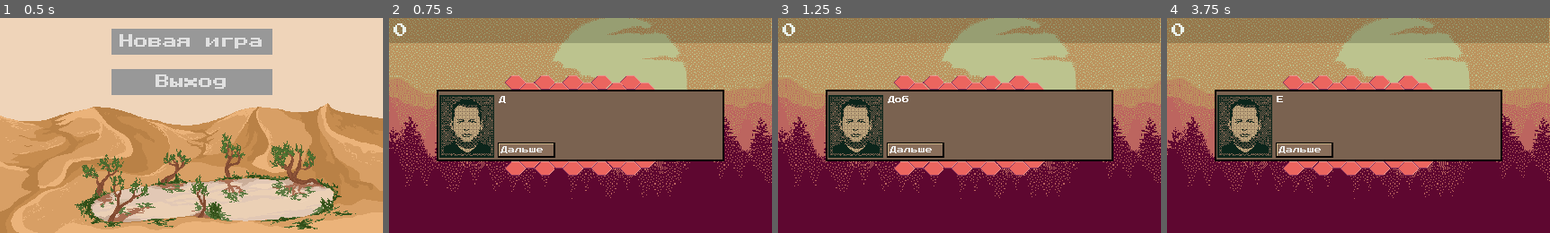
Above: before the commit, frames 1-4 (left to right).
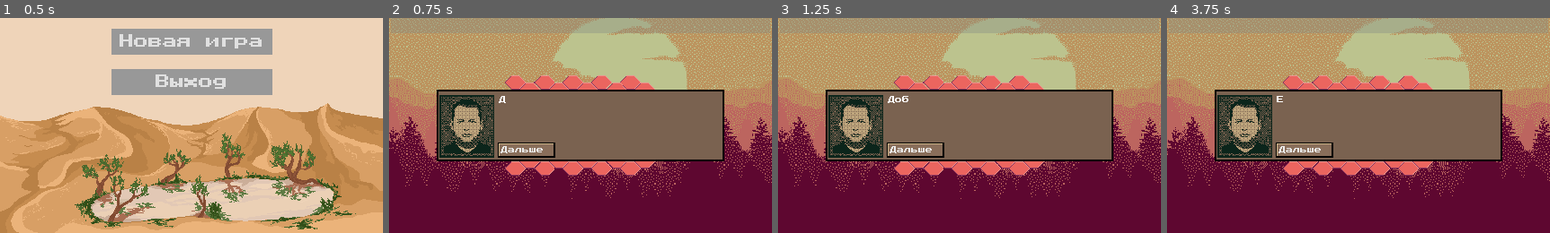
Above: after the commit, the same moments.

Repository: vitalya-dev/Frank
Game: Godot game, scene res://Scenes/Game.tscn
Same seed, same stepped clock (60 frames per second), same inputs: the game is played once before the commit and once after it. Sound files missing from this copy of the repository are replaced by a short silence.
Inputs (mouse positions are in pixels of both pictures, inside the frame that each line leads up to):
- Up to frame 1 (0.5 s): no input
- Up to frame 2 (0.75 s): click "Новая игра" at 0.5 s
- Up to frame 3 (1.25 s): no input
- Up to frame 4 (3.75 s): click "Дальше" at 1.25 s; click "Дальше" at 2 s; click "Дальше" at 2.75 s; tap Enter at 3.5 s; move the mouse to (1293, 82) at 3.52 s; click (1293, 82) at 3.67 s

Frame 1 is identical in both runs. In frame 2, 9.8% of the frame differs, in the area x 0-100%, y 0-12%; in frame 3, 9.8%; in frame 4, 9.8%.

Commit message:
Working.

Diff:
--- /dev/null
+++ b/Scenes/Level_0/Clock.gd
@@ -0,0 +1,16 @@
+extends Node
+
+
+# Declare member variables here. Examples:
+# var a = 2
+# var b = "text"
+
+
+# Called when the node enters the scene tree for the first time.
+func _ready():
+	pass # Replace with function body.
+
+
+# Called every frame. 'delta' is the elapsed time since the previous frame.
+func _process(delta):
+	Events.push({"owner": "clock", "name": "tick"})
--- a/Scenes/Level_0/Level_0.tscn
+++ b/Scenes/Level_0/Level_0.tscn
@@ -23,54 +23,7 @@
 [ext_resource path="res://Assets/Sounds/239900__thesubber13__scream-1.ogg" type="AudioStream" id=21]
 [ext_resource path="res://Scenes/Shared/Mouse.tscn" type="PackedScene" id=22]
 [ext_resource path="res://Scenes/Shared/Score.tscn" type="PackedScene" id=23]
-
-[sub_resource type="Shader" id=1]
-code = "shader_type canvas_item;
-
-uniform float shake = 0.0;
-uniform vec4 font_color : hint_color;
-
-const float PI = 3.1415926535;
-
-uniform float strength: hint_range(0., 1.) = 0.5;
-uniform float speed: hint_range(0., 10.) = 0.5;
-uniform float angle: hint_range(0., 360.) = 0.;
-
-void fragment() {
-	float hue = UV.x * cos(radians(angle)) - UV.y * sin(radians(angle));
-	hue = fract(hue + fract(TIME  * speed));
-	float x = 1. - abs(mod(hue / (1./ 6.), 2.) - 1.);
-	vec3 rainbow;
-	if(hue < 1./6.){
-		rainbow = vec3(1., x, 0.);
-	} else if (hue < 1./3.) {
-		rainbow = vec3(x, 1., 0);
-	} else if (hue < 0.5) {
-		rainbow = vec3(0, 1., x);
-	} else if (hue < 2./3.) {
-		rainbow = vec3(0., x, 1.);
-	} else if (hue < 5./6.) {
-		rainbow = vec3(x, 0., 1.);
-	} else {
-		rainbow = vec3(1., 0., x);
-	}
-	vec4 color = font_color * texture(TEXTURE, UV).a;
-	COLOR = mix(color, vec4(rainbow, color.a), strength);
-}
-
-void vertex() {
-    // Animate Sprite moving in big circle around its location
-    VERTEX += vec2(0, sin(40.0*TIME) * shake);
-}
-"
-
-[sub_resource type="ShaderMaterial" id=2]
-shader = SubResource( 1 )
-shader_param/shake = 0.0
-shader_param/font_color = Color( 1, 1, 1, 1 )
-shader_param/strength = 0.0
-shader_param/speed = 0.151
-shader_param/angle = 171.628
+[ext_resource path="res://Scenes/Level_0/Clock.gd" type="Script" id=24]
 
 [node name="Level" type="Control"]
 pause_mode = 1
@@ -119,6 +72,8 @@
 [node name="Mouse" parent="." instance=ExtResource( 22 )]
 
 [node name="Score" parent="." instance=ExtResource( 23 )]
-material = SubResource( 2 )
 custom_colors/font_color = Color( 0.517647, 0.196078, 0.196078, 1 )
 custom_colors/font_outline_modulate = Color( 0, 0, 0, 1 )
+
+[node name="Clock" type="Node" parent="."]
+script = ExtResource( 24 )
--- a/Scenes/Shared/BaseLevel.gd
+++ b/Scenes/Shared/BaseLevel.gd
@@ -1,7 +1,7 @@
 extends Control
 
 # Declare member variables here. Examples
-export(int) var scores_in_sec = 50
+export(int) var scores_in_sec = 20
 export(int) var mines = 5
 export (int) var bg_frame = 0
 
@@ -59,7 +59,7 @@
 func _play():
 	$Music.play()
 	$Music.fade_in()
-	while $Music.is_playing() and $Score.current < $Score.max_value:
+	while $Music.is_playing() and $Score.value < $Score.max_value:
 		_prepare_field(mines)
 		if (yield(_solve(), "completed")):
 			$VictorySFX.play()
@@ -76,7 +76,7 @@
 			#===========================#
 			continue
 	$Music.stop()
-	return $Score.current >= $Score.max_value
+	return $Score.value >= $Score.max_value
 
 func _solve():
 	var _result = null
@@ -102,10 +102,11 @@
 	return false
 
 func _solved(event):
+	if $Score.value >= $Score.max_value:
+		return true
 	if $Field.solved():
 		return true
-	else:
-		return false
+	return false
 
 func _play_sfx(event):
 	if event["owner"] == "field" and event["name"] == "tile_open":
@@ -119,11 +120,11 @@
 
 func _add_score(event):
 	if event["name"] == "tile_open":
-		$Score.value += 5
+		$Score.score += 5
 	elif event["name"] == "tile_flag":
-		$Score.value += 1
+		$Score.score += 1
 	elif event["name"] == "tile_unflag":
-		$Score.value += 1
+		$Score.score += 1
 
 func _show_text(text):
 	_prepare_field(0)
--- a/Scenes/Shared/Score.gd
+++ b/Scenes/Shared/Score.gd
@@ -1,50 +1,34 @@
-extends Label
+extends ProgressBar
 
 
 # Declare member variables here. Examples:
 # var a = 2
 # var b = "text"
 
-var value = 0 setget value_set, value_get
-var max_value = 0 setget max_value_set, max_value_get
-var current  setget ,current_value_get
-var _score = value
+var score = 0 setget score_set, score_get
+
 
 # Called when the node enters the scene tree for the first time.
 func _ready():
-	text = str(value)
+	pass
 
-func value_set(val):
-	value = clamp(val, 0, INF)
+func score_set(val):
+	score = clamp(val, 0, max_value)
 
-func value_get():
-	return value
-
-func max_value_set(val):
-	$ProgressBar.max_value = val
-
-func max_value_get():
-	return $ProgressBar.max_value
+func score_get():
+	return score
 
 func reset():
+	score = 0
 	value = 0
-	_score = 0
-	$ProgressBar.max_value = 0
-	$ProgressBar.value = 0
-
-func current_value_get():
-	return $ProgressBar.value
+	max_value = 0
 
 # Called every frame. 'delta' is the elapsed time since the previous frame.
 func _process(delta):
-	if _score != value:
+	if value != score:
 		material.set_shader_param("shake", 1.0)
-		material.set_shader_param("strength", 1.0)
-		_score += sign(value - _score)
+		value += sign(score - value)
 		if !$Sound.playing:
 			$Sound.play()
-		text = str(_score)
-		$ProgressBar.value = _score
 	else:
 		material.set_shader_param("shake", 0.0)
-		material.set_shader_param("strength", 0.0)
--- a/Scenes/Shared/Score.tscn
+++ b/Scenes/Shared/Score.tscn
@@ -1,25 +1,56 @@
-[gd_scene load_steps=7 format=2]
+[gd_scene load_steps=9 format=2]
 
 [ext_resource path="res://Scenes/Shared/Score.gd" type="Script" id=1]
 [ext_resource path="res://Assets/Fonts/PressStart2P-vaV7.ttf" type="DynamicFontData" id=2]
 [ext_resource path="res://Assets/Sounds/118236__pierrecartoons1979__classic-slot-machine.wav" type="AudioStream" id=3]
 
-[sub_resource type="DynamicFont" id=1]
+[sub_resource type="Shader" id=1]
+code = "shader_type canvas_item;
+
+uniform float shake = 0.0;
+uniform vec4 font_color : hint_color;
+
+const float PI = 3.1415926535;
+
+uniform float strength: hint_range(0., 1.) = 0.5;
+uniform float speed: hint_range(0., 10.) = 0.5;
+uniform float angle: hint_range(0., 360.) = 0.;
+
+void vertex() {
+    // Animate Sprite moving in big circle around its location
+    VERTEX += vec2(0, sin(40.0*TIME) * shake);
+}
+"
+
+[sub_resource type="ShaderMaterial" id=2]
+shader = SubResource( 1 )
+shader_param/shake = 0.0
+shader_param/font_color = Color( 1, 1, 1, 1 )
+shader_param/strength = 0.0
+shader_param/speed = 0.151
+shader_param/angle = 171.628
+
+[sub_resource type="DynamicFont" id=4]
 font_data = ExtResource( 2 )
 
-[sub_resource type="StyleBoxFlat" id=2]
+[sub_resource type="StyleBoxFlat" id=6]
 bg_color = Color( 1, 1, 1, 0.196078 )
 
-[sub_resource type="StyleBoxFlat" id=3]
+[sub_resource type="StyleBoxFlat" id=5]
 bg_color = Color( 0, 0, 0, 0.196078 )
 
-[node name="Score" type="Label"]
-margin_left = 5.0
-margin_right = 63.0
-margin_bottom = 28.0
-custom_fonts/font = SubResource( 1 )
-text = "22"
-valign = 1
+[node name="Score" type="ProgressBar"]
+material = SubResource( 2 )
+anchor_right = 1.0
+margin_left = 2.0
+margin_right = -2.0
+margin_bottom = 17.0
+custom_fonts/font = SubResource( 4 )
+custom_styles/fg = SubResource( 6 )
+custom_styles/bg = SubResource( 5 )
+max_value = 0.0
+step = 1.0
+percent_visible = false
 script = ExtResource( 1 )
 __meta__ = {
 "_edit_use_anchors_": false
@@ -27,16 +58,3 @@
 
 [node name="Sound" type="AudioStreamPlayer" parent="."]
 stream = ExtResource( 3 )
-
-[node name="ProgressBar" type="ProgressBar" parent="."]
-show_behind_parent = true
-anchor_right = 1.0
-margin_left = -5.0
-margin_right = 362.0
-margin_bottom = 28.0
-custom_styles/fg = SubResource( 2 )
-custom_styles/bg = SubResource( 3 )
-percent_visible = false
-__meta__ = {
-"_edit_use_anchors_": false
-}
Not shown: 1 places in Scenes/Level_0/Level_0.tscn that only renumber resources
